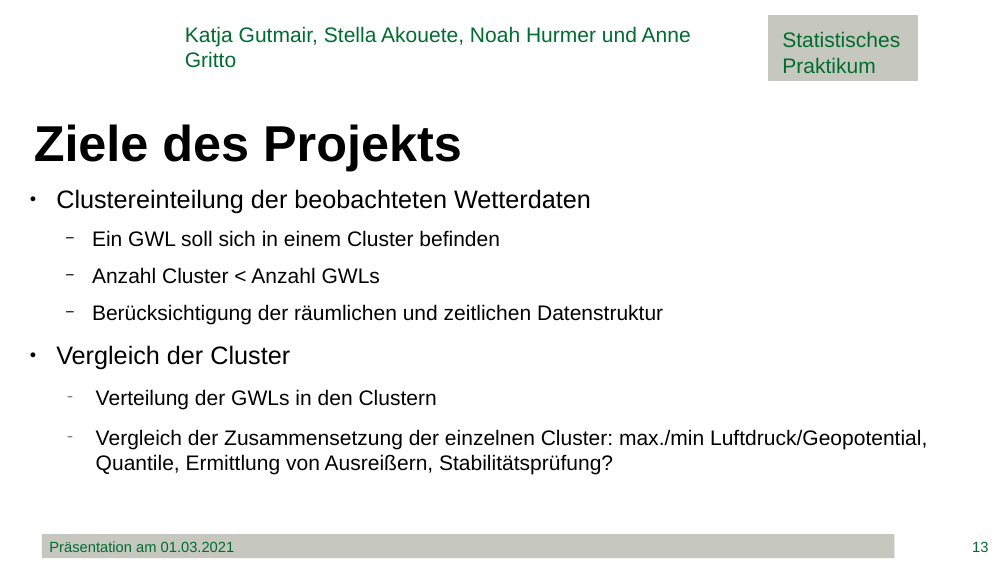
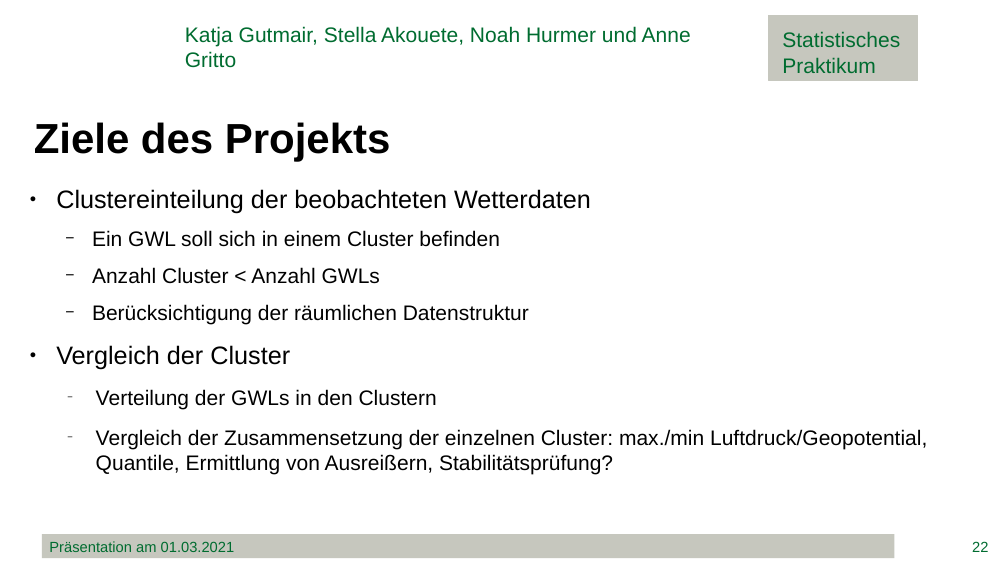
Before and after one commit to minimops/weatherFrog, a slide deck: slide 22 of documentation/ppt/Präsentation.pptx (slide 13 before the commit). Drawn at 1008x567 pixels with LibreOffice and Linux fonts; fonts in the diff are those of the drawing; background and template pictures are left out. Boxes give left, top, right and bottom in pixels: in the first picture for what was removed or moved away, otherwise in the second. Text is boxed around its words. In the diff, an @@ line names an element or a change of style, - is before the commit and + after.

```diff
--- a/documentation/ppt/Präsentation.pptx
+++ b/documentation/ppt/Präsentation.pptx
@@ text "Ziele des Projekts" at (x1=34, y1=122, x2=391, y2=162): size 48 to 40 pt @@
@@ text at (x1=92, y1=304, x2=529, y2=324): text changed @@
-  − Berücksichtigung der räumlichen und zeitlichen Datenstruktur
+  − Berücksichtigung der räumlichen Datenstruktur
@@ page number at (x1=972, y1=541, x2=988, y2=552): text changed @@
-13
+22
```
Also in this commit, not shown: 31 other slides changed, 9 slides added, 7 slides removed, 2 other files.
